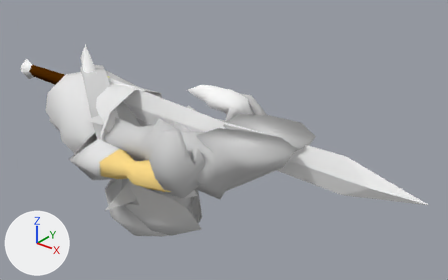
What one commit did to the Blender file Neo_Link_Example/Neo_Link_Adult.blend.
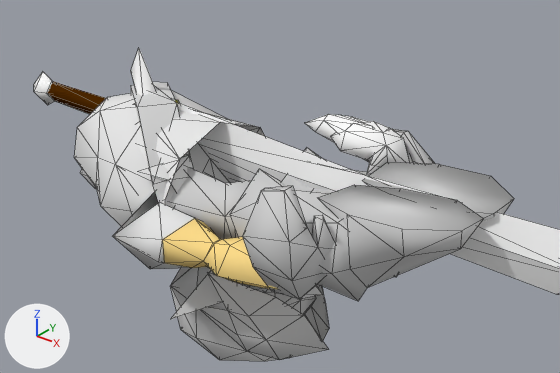
The first picture shows the older version from a 50 mm lens placed at (7.12, -5.32, 3.6), pointed at (2.44, 0.53, -0.02). The close-ups show both versions on the part from 0% to 77% of the width and 5% to 87% of the height of that picture; other places that the commit changed are outside them. The lights are fixed; the arrows at lower left show +X, +Y and +Z. The close-ups show mesh edges as thin lines.

Objects in the first close-up: 'Blade.3', 'Ocarina.1', 'Ocarina.2', 'riggedmesh'.
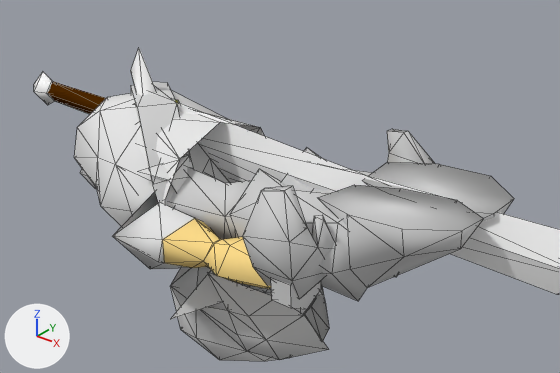
What the commit changed:
me_sheath_003 has 484 vertices, 723 faces and spans x -0.17..3.96, y -1.6..0.65, z -0.99..0.97.
me_sheath_003 is used by ob_riggedmesh; location (0.0, 0.0, 0.0); rotation (1.571, 0.0, 0.0), in degrees (90, 0, 0).
me_sheath_003 part 1: a new loose piece, a 6-sided cylinder along x spanning x 2.66..2.85, y -0.31..0.07, z 0.49..0.82, in mat_white (its picture is missing).
Object 'Ocarina.2' (ob_ocarina_2) is now hidden.
Object 'Ocarina.1' (ob_ocarina_1) is now hidden.

Boxes [x1, y1, x2, y2] around the edits, measured in the close-ups (560 x 373 px):
'Ocarina.1', hidden: before [330, 121, 410, 167]
'Ocarina.2', hidden: before [305, 114, 413, 174]
part 1 of me_sheath_003, added: after [271, 279, 321, 310]
